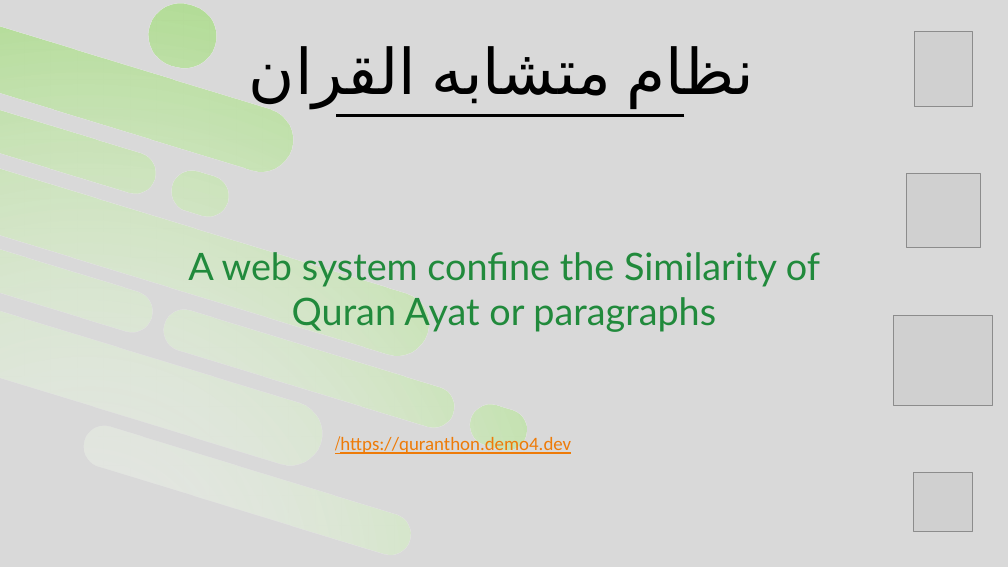
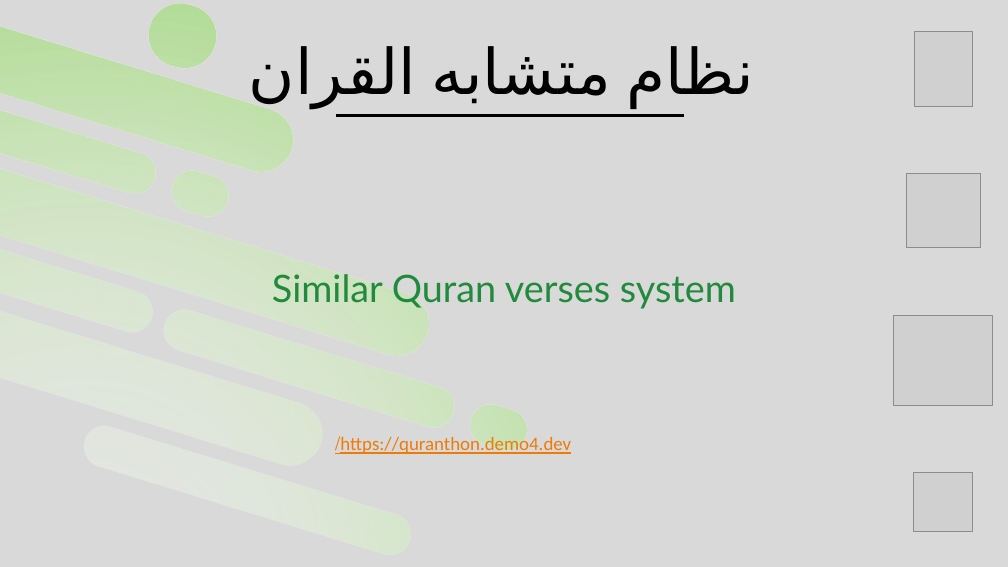
Before and after one commit to Alsafady/quranthon, a slide deck: slide 2 of Quran_Similarities.pptx. Drawn at 1008x567 pixels with LibreOffice and Linux fonts; fonts in the diff are those of the drawing; grey boxes stand for pictures. Boxes give left, top, right and bottom in pixels: in the first picture for what was removed or moved away, otherwise in the second. Text is boxed around its words. In the diff, an @@ line names an element or a change of style, - is before the commit and + after.

```diff
--- a/Quran_Similarities.pptx
+++ b/Quran_Similarities.pptx
@@ text at [272, 274, 736, 309]: text changed @@
-A web system confine the Similarity of Quran Ayat or paragraphs
+Similar Quran verses system
```
Also in this commit, not shown: 3 other slides changed, 1 slide added.
